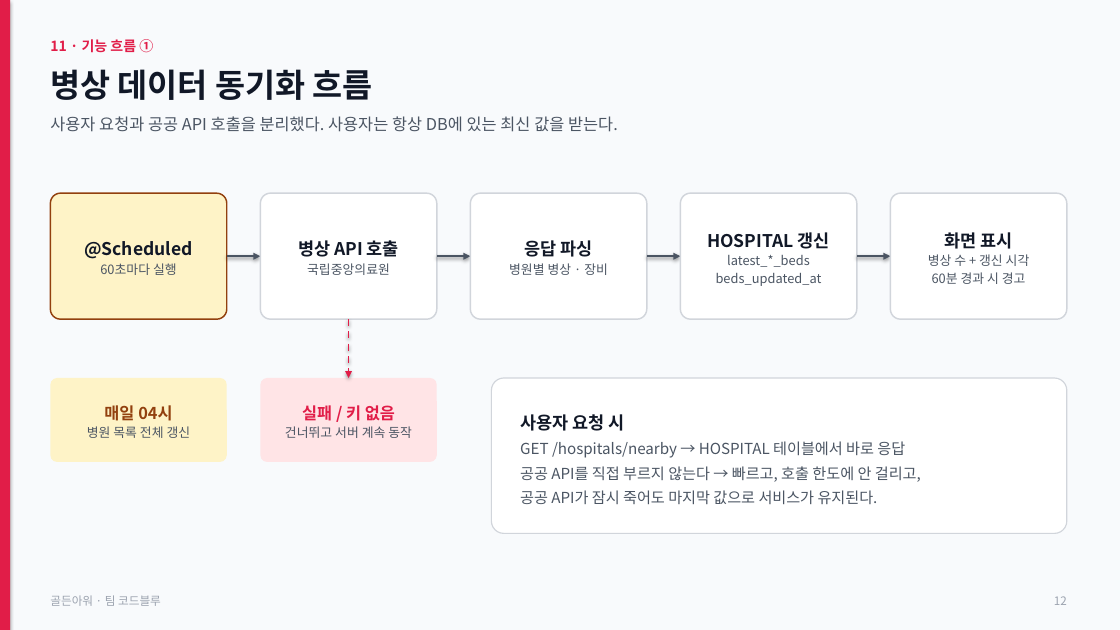
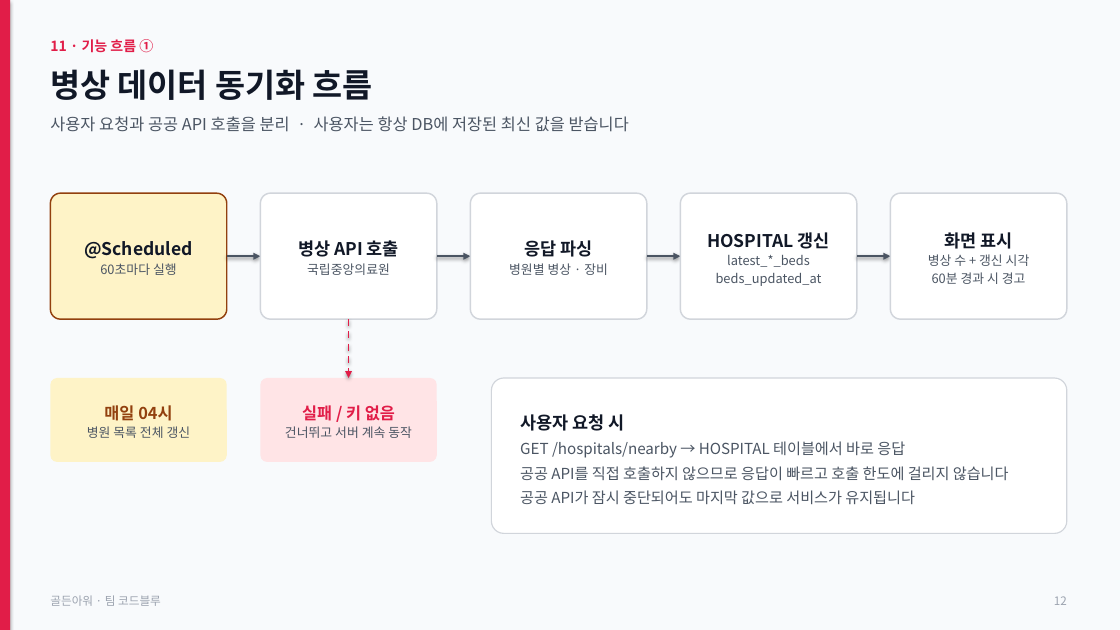
Before and after one commit to jhh1216/hourppt, a slide deck: slide 12 of golden-hour.pptx. Drawn at 1120x630 pixels with LibreOffice and Linux fonts; fonts in the diff are those of the drawing. Boxes give left, top, right and bottom in pixels: in the first picture for what was removed or moved away, otherwise in the second. Text is boxed around its words. In the diff, an @@ line names an element or a change of style, - is before the commit and + after.

```diff
--- a/golden-hour.pptx
+++ b/golden-hour.pptx
@@ text at bbox=[50, 116, 629, 132]: text changed @@
-사용자 요청과 공공 API 호출을 분리했다. 사용자는 항상 DB에 있는 최신 값을 받는다.
+사용자 요청과 공공 API 호출을 분리 · 사용자는 항상 DB에 저장된 최신 값을 받습니다
@@ text in rounded rectangle at bbox=[520, 466, 1009, 504]: text changed @@
-공공 API를 직접 부르지 않는다 → 빠르고, 호출 한도에 안 걸리고,
-공공 API가 잠시 죽어도 마지막 값으로 서비스가 유지된다.
+공공 API를 직접 호출하지 않으므로 응답이 빠르고 호출 한도에 걸리지 않습니다
+공공 API가 잠시 중단되어도 마지막 값으로 서비스가 유지됩니다
```
Also in this commit, not shown: 12 other slides changed, 2 other files.
